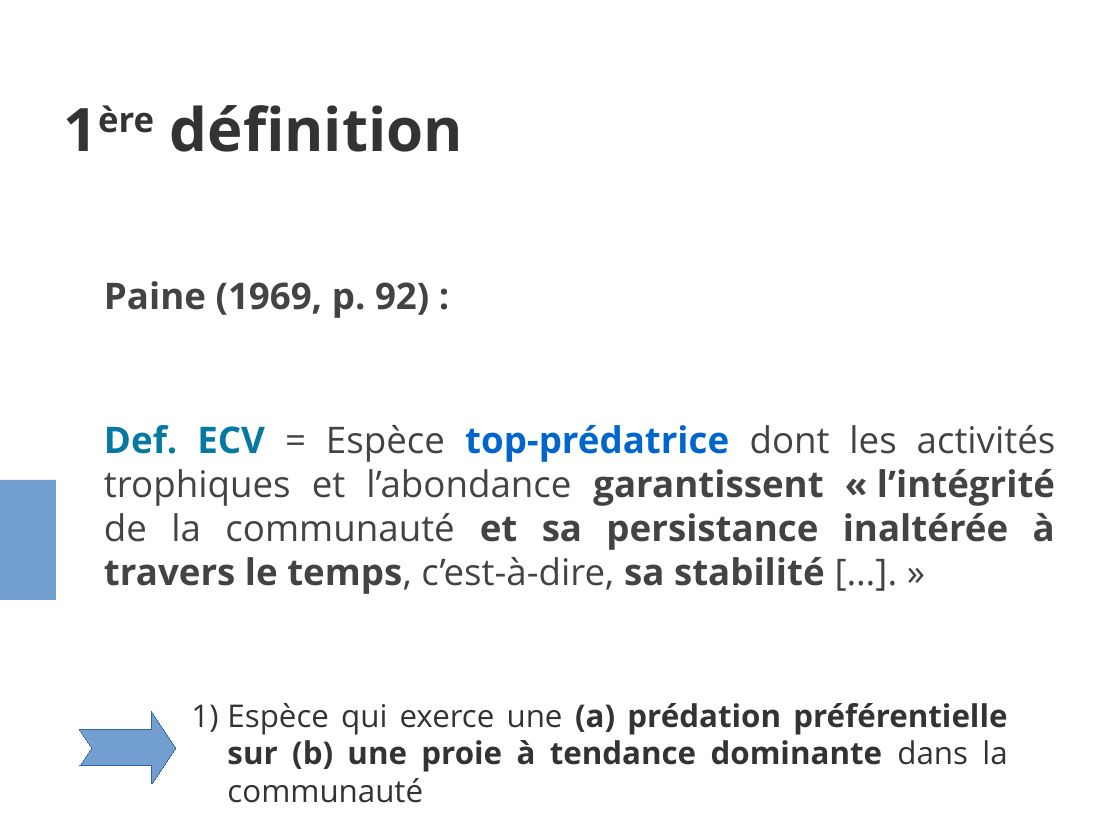
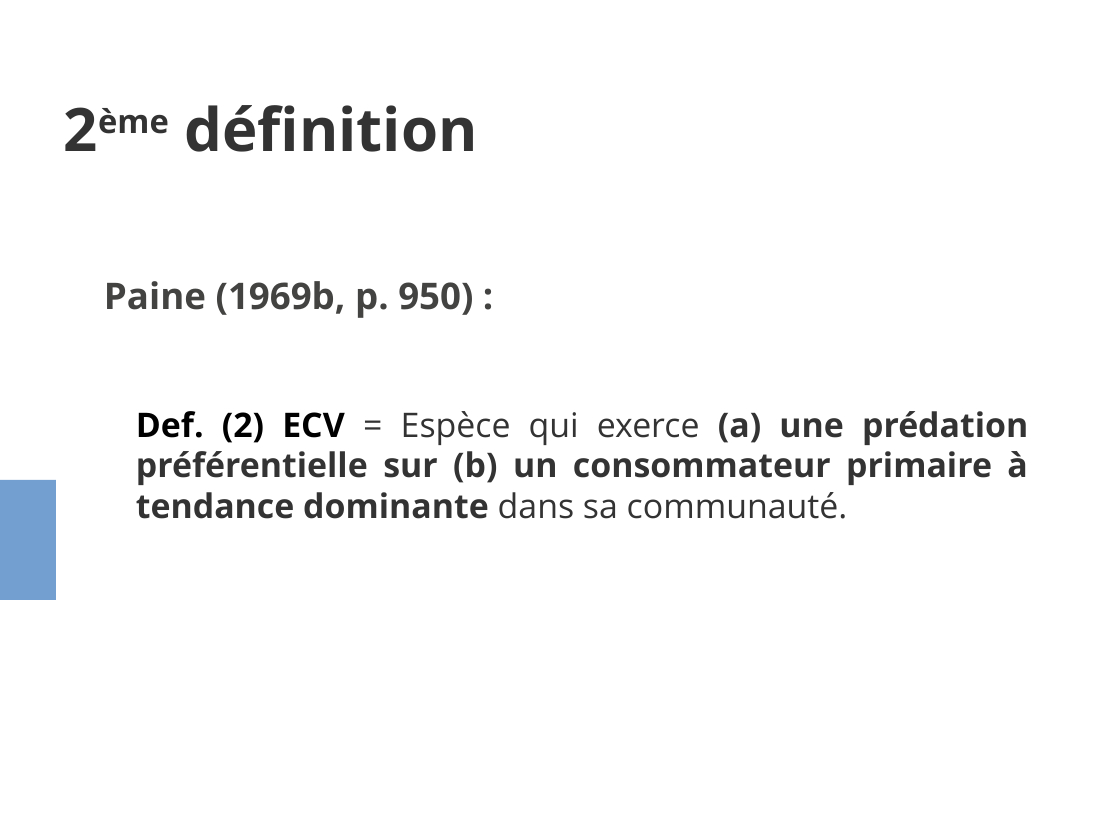
Before and after one commit to evadelmas/keystone_concept, a slide deck: slide 7 of presentation_LEIPS.odp (slide 5 before the commit). Drawn at 1120x840 pixels with LibreOffice and Linux fonts; fonts in the diff are those of the drawing. Boxes give left, top, right and bottom in pixels: in the first picture for what was removed or moved away, otherwise in the second. Text is boxed around its words. In the diff, an @@ line names an element or a change of style, - is before the commit and + after.

```diff
--- a/presentation_LEIPS.odp
+++ b/presentation_LEIPS.odp
@@ title at bbox=[184, 105, 477, 152]: text changed @@
-1ère définition
+2ème définition
@@ text at bbox=[104, 281, 473, 318]: text changed @@
-Paine (1969, p. 92) :
-Def. ECV = Espèce top-prédatrice dont les activités trophiques et l’abondance garantissent « l’intégrité de la communauté et sa persistance inaltérée à travers le temps, c’est-à-dire, sa stabilité […]. »
+Paine (1969b, p. 950) :
@@ text at bbox=[136, 411, 1028, 519]: text changed; size 22.2 to 24 pt @@
-1) Espèce qui exerce une (a) prédation préférentielle sur (b) une proie à tendance dominante dans la communauté
+Def. (2) ECV = Espèce qui exerce (a) une prédation préférentielle sur (b) un consommateur primaire à tendance dominante dans sa communauté.
@@ freeform shape removed at bbox=[80, 712, 176, 785] @@
```
Also in this commit, not shown: 3 other slides changed.
